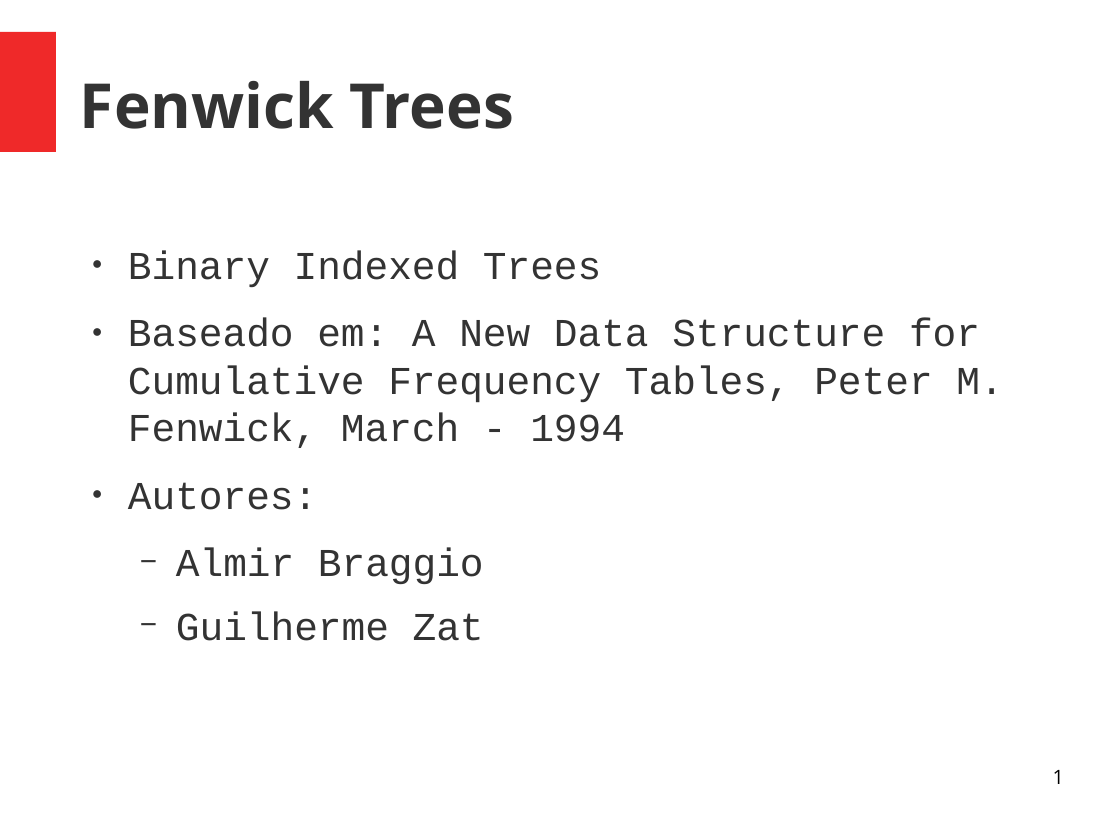
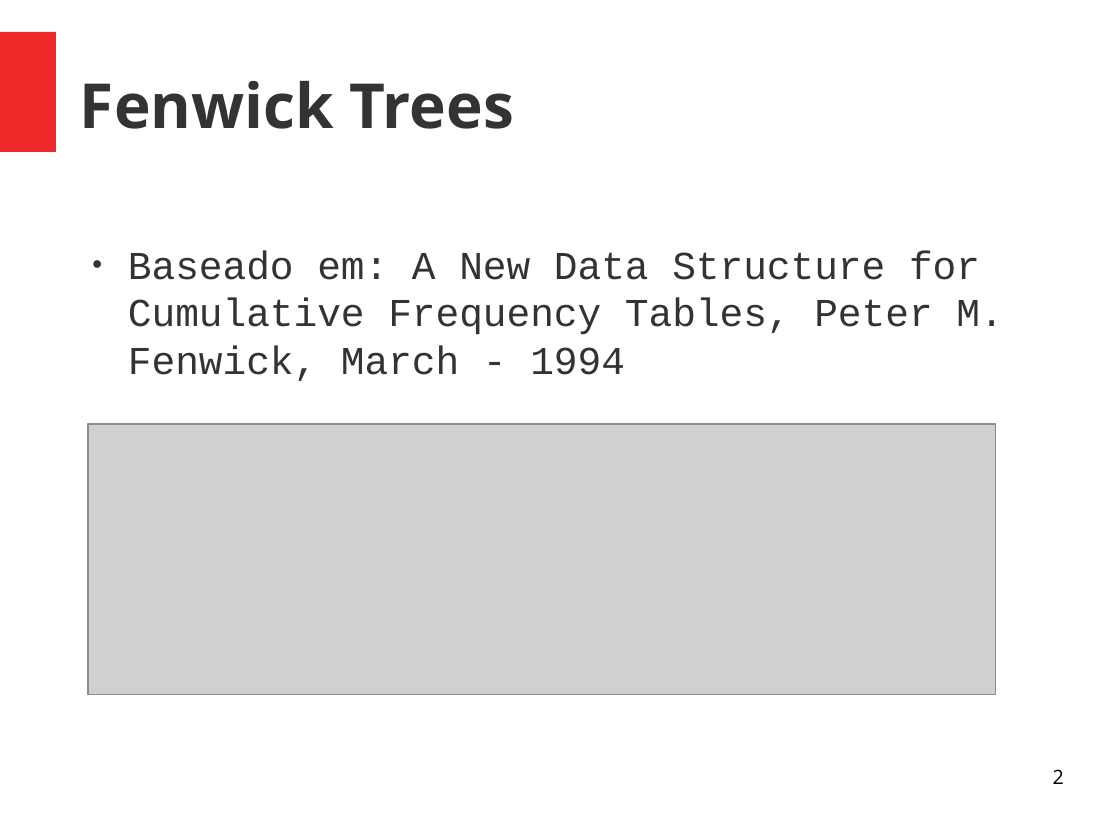
Before and after one commit to almirbraggio/aed, a slide deck: slide 2 of 03/Fenwick-Tree/fenwick-tree.odp (slide 1 before the commit). Drawn at 1120x840 pixels with LibreOffice and Linux fonts; fonts in the diff are those of the drawing; grey boxes stand for pictures. Boxes give left, top, right and bottom in pixels: in the first picture for what was removed or moved away, otherwise in the second. Text is boxed around its words. In the diff, an @@ line names an element or a change of style, - is before the commit and + after.

```diff
--- a/03/Fenwick-Tree/fenwick-tree.odp
+++ b/03/Fenwick-Tree/fenwick-tree.odp
@@ text at [128,251,601,287]: paragraph removed @@
-● Binary Indexed Trees
@@ picture added at [88,424,996,694] @@
@@ text at [128,482,484,641]: paragraphs removed @@
-● Autores:
-  − Almir Braggio
-  − Guilherme Zat
@@ page number at [1053,769,1064,784]: text changed @@
-1
+2
```
Also in this commit, not shown: 4 other slides changed, 4 slides added, 1 other file.
